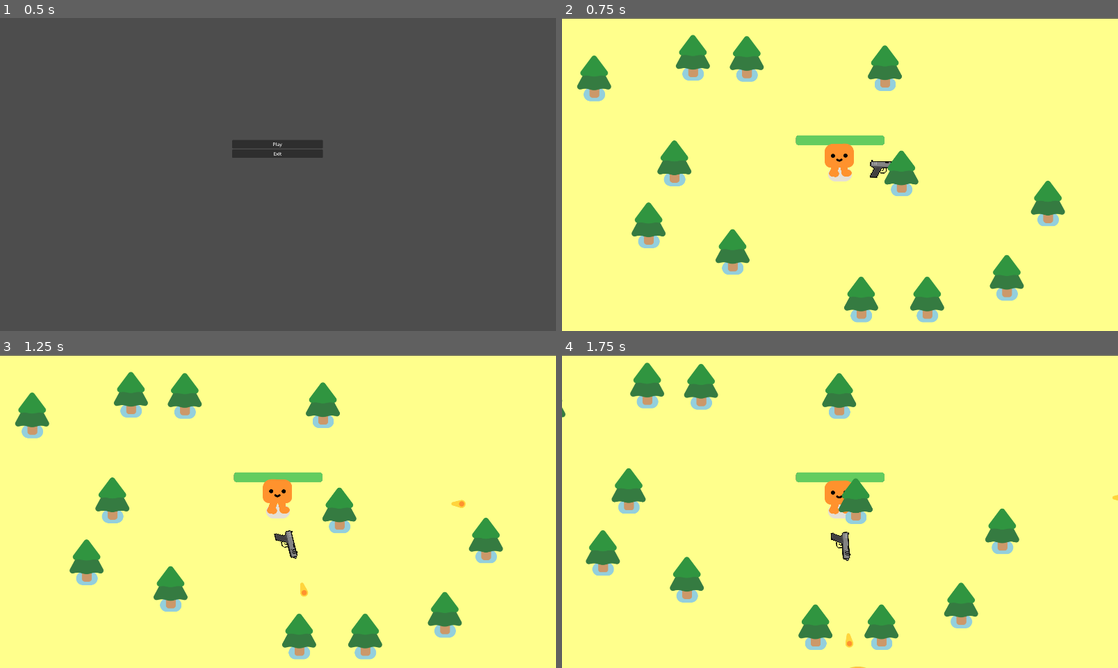
Above: before the commit, frames 1-4 (two rows, left to right).
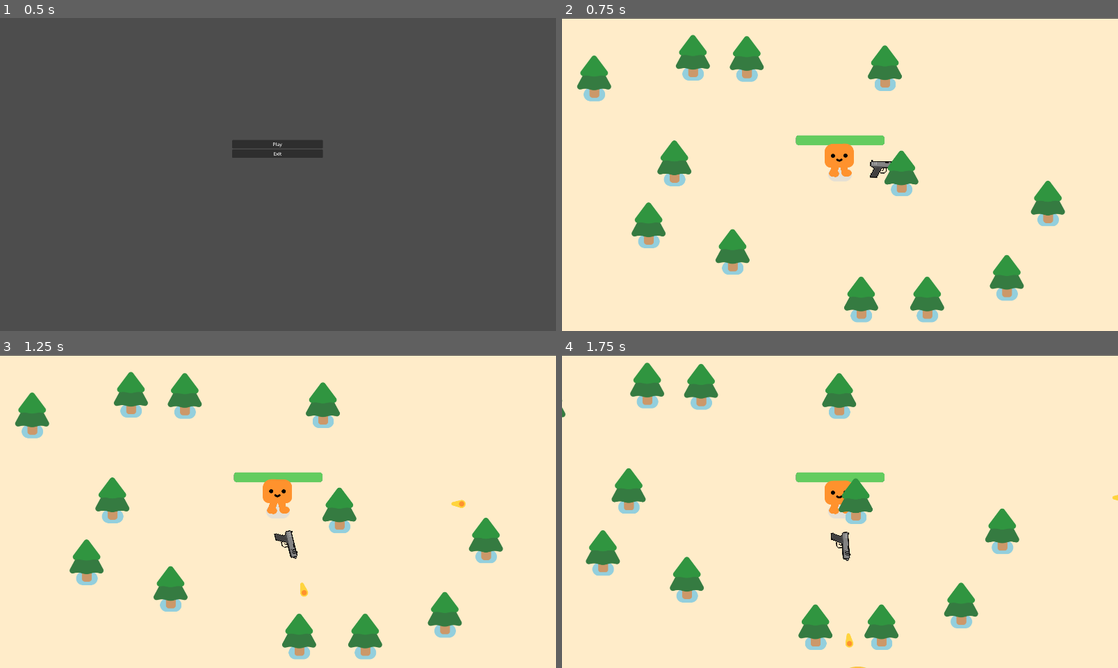
Above: after the commit, the same moments.

Repository: 63csmith/slime_game
Game: Godot game, scene res://main_menu.tscn
Same seed, same stepped clock (60 frames per second), same inputs: the game is played once before the commit and once after it.
Inputs:
- Up to frame 1 (0.5 s): no input
- Up to frame 2 (0.75 s): click "Play" at 0.5 s
- Up to frame 3 (1.25 s): no input
- Up to frame 4 (1.75 s): hold D (move_right) from 1.28 s (still down)

Frame 1 is identical in both runs. In frame 2, 92% of the frame differs, in the area x 0-100%, y 0-100%; in frame 3, 92%; in frame 4, 93%.

Commit message:
Update run_game.tscn

Diff:
--- a/run_game.tscn
+++ b/run_game.tscn
@@ -23,7 +23,7 @@
 offset_right = 58.0
 offset_bottom = 58.0
 scale = Vector2(90.0743, 74.5068)
-color = Color(1, 1, 0.54902, 1)
+color = Color(1, 0.92549, 0.788235, 1)
 
 [node name="Player" parent="." instance=ExtResource("1_urslr")]
 position = Vector2(965, 547)
